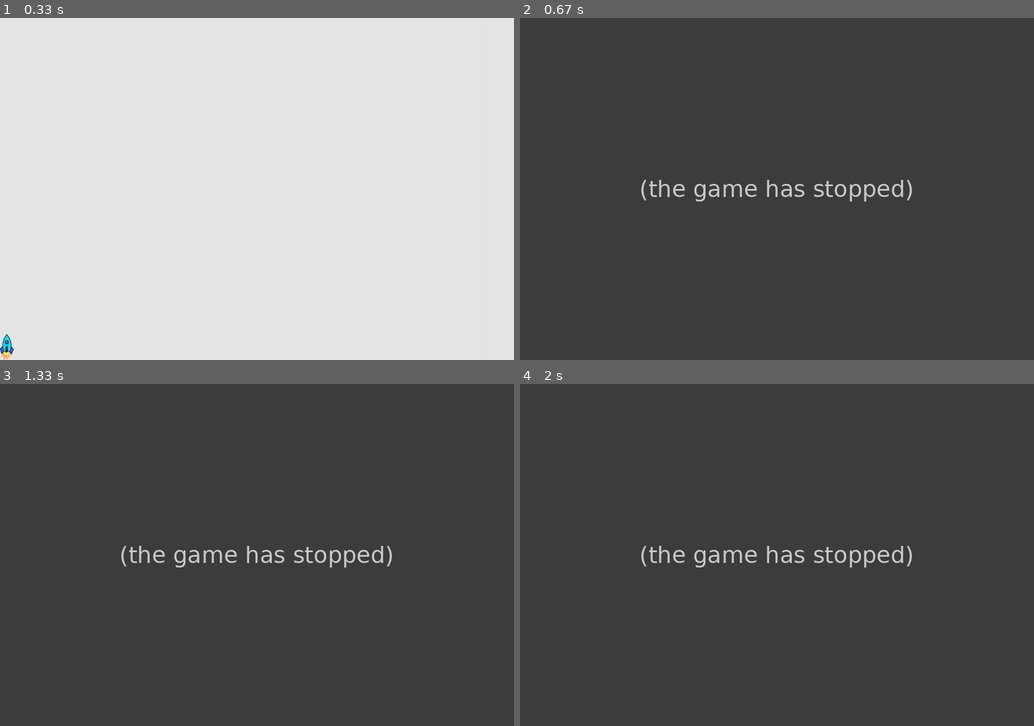
Above: before the commit, frames 1-4 (two rows, left to right).
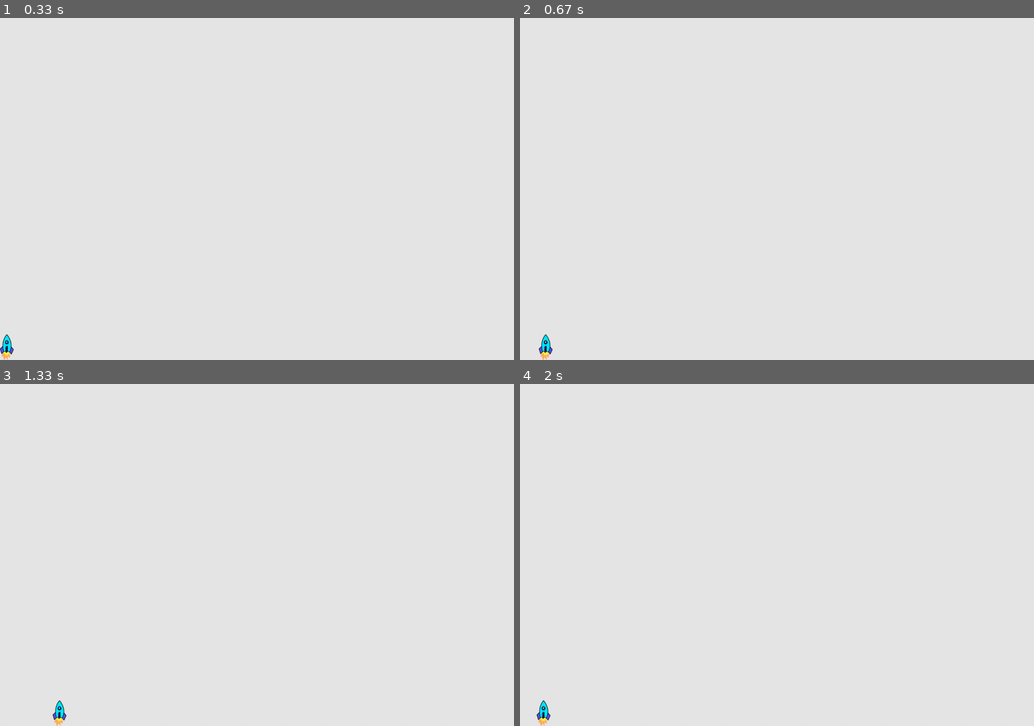
Above: after the commit, the same moments.

Repository: ArtemChemist/PyGame_Test
Game: pygame game, started from alien_invasion.py
Two runs of this game, one before a commit and one after it. Both use one fixed random seed, a clock stepped at 60 frames per second and the inputs below.
Inputs:
- Up to frame 1 (0.33 s): no input
- Up to frame 2 (0.67 s): hold Right from 0.33 s (still down)
- Up to frame 3 (1.33 s): release Right at 0.8 s; hold Right 0.83-1.3 s
- Up to frame 4 (2 s): hold Left 1.33-1.87 s; hold Left from 1.9 s (still down)

Frame 1 is identical in both runs. In frame 2, 100% of the frame differs, in the area x 0-100%, y 0-100%; in frame 3, 100%; in frame 4, 100%.
Error before the commit: AttributeError: 'Settings' object has no attribute 'ship_speed_factor' (ship.py line 25); the game stopped at 0.33 s (later frames are placeholders)

Commit message:
Bullet class, fixed ship speed naming

Diff:
--- /dev/null
+++ b/bullet.py
@@ -0,0 +1,18 @@
+import pygame
+from pygame.sprite import Sprite
+
+class Bullet(Sprite):
+    def __init__(self, ai_settings, screen, ship):
+        super(Bulet, self).__init__()
+        self.set = ai_settings
+        self.screen = screen
+
+
+        self.rect = pygame.Rect(0,0,self.set.bullet_width, self.set.bullet_length)
+        self.x = float(ship.rect.centerx)
+        self.y = float(ship.rect.top)
+
+        self.color = ai_settings.bulet_color
+        self.speed = ai_settings.bullet_speed
+
+        self.moving = False
--- a/ship.py
+++ b/ship.py
@@ -22,7 +22,7 @@
 
     def update(self):
         if self.moving_r and (self.center<self.screen_rect.right):
-            self.center+=self.set.ship_speed_factor
+            self.center+=self.set.ship_speed
         if self.moving_l and (self.center>self.screen_rect.left):
-            self.center-=self.set.ship_speed_factor
+            self.center-=self.set.ship_speed
         self.rect.centerx = int(self.center)
